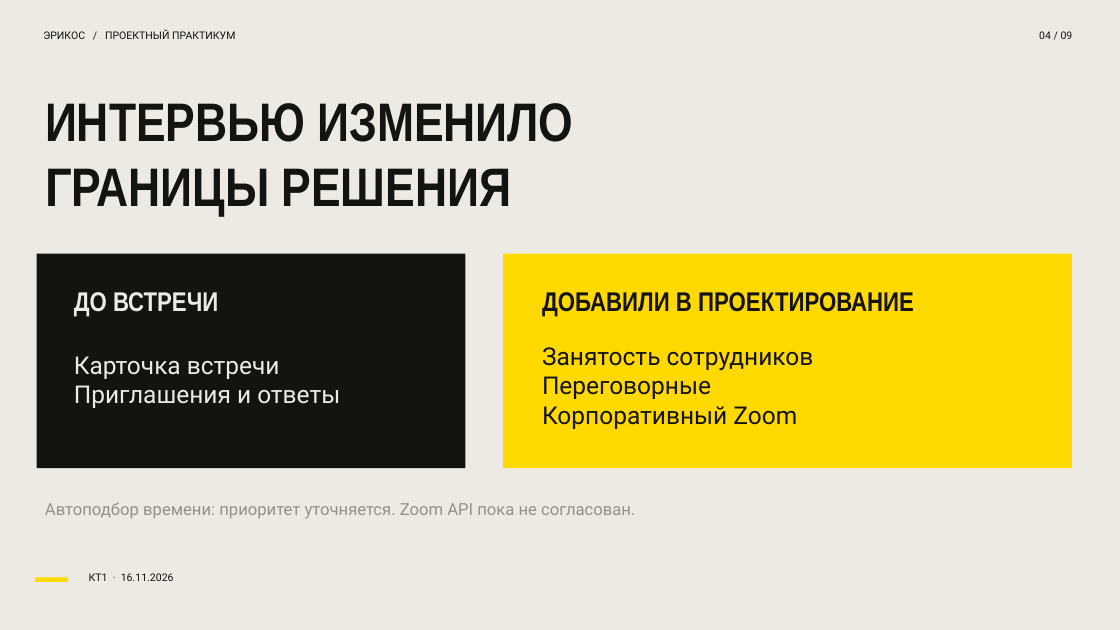
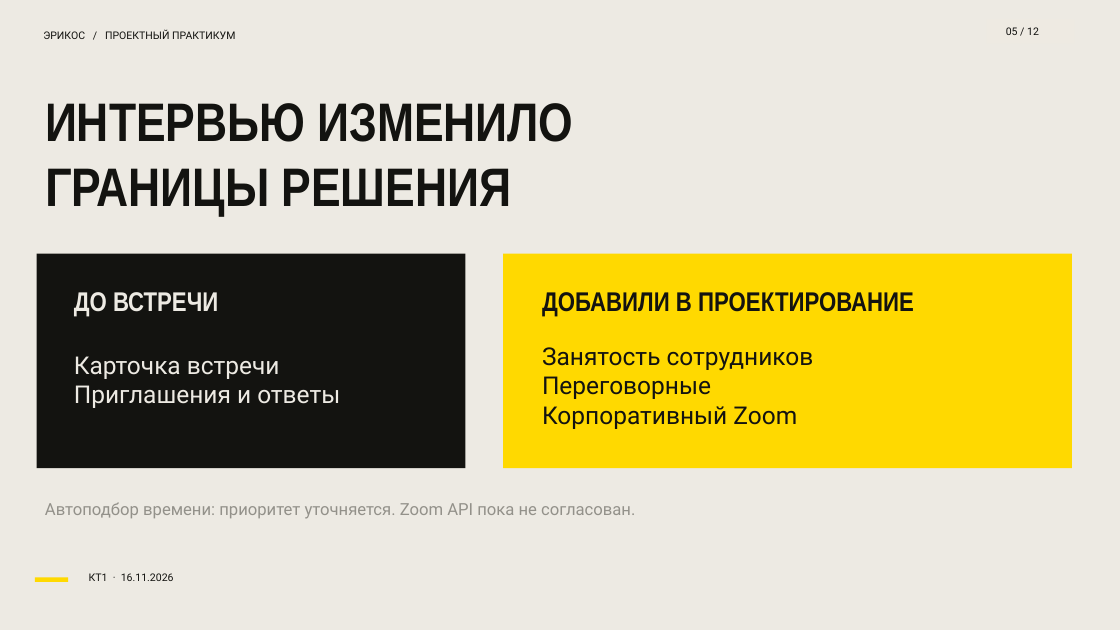
Before and after one commit to matveydurden/ericos-meetings-1c, a slide deck: slide 5 of presentation/kt1-presentation.pptx (slide 4 before the commit). Drawn at 1120x630 pixels with LibreOffice and Linux fonts; fonts in the diff are those of the drawing. Boxes give left, top, right and bottom in pixels: in the first picture for what was removed or moved away, otherwise in the second. Text is boxed around its words. In the diff, an @@ line names an element or a change of style, - is before the commit and + after.

```diff
--- a/presentation/kt1-presentation.pptx
+++ b/presentation/kt1-presentation.pptx
@@ rectangle added at <box>987,19,1075,44</box>, fill #EEEAE2 @@
@@ text added at <box>1006,27,1039,35</box>, 9 pt, text #11110F @@
+05 / 12
@@ text removed at <box>1039,31,1073,39</box> @@
-04 / 09
```
Also in this commit, not shown: 7 other slides changed, 3 slides added, 10 other files.
